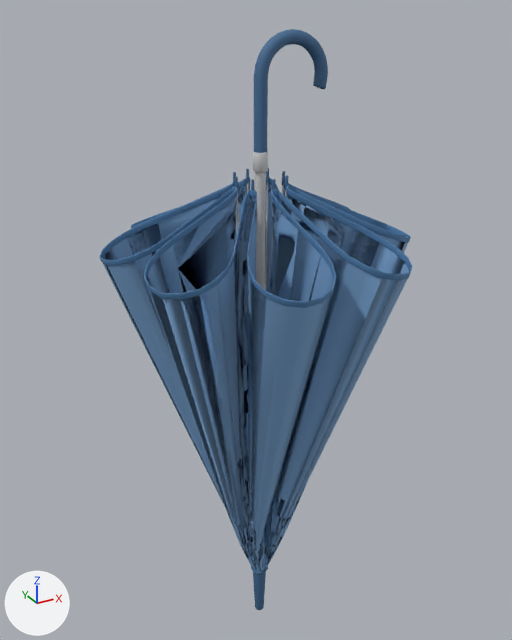
Renders of the OBJ model 3DModels/blendswap-cc-0/blendswap-cc-0/umbrellaFolded/umbrellaFolded.obj from each side of a commit.
Rendered twice from a 50 mm camera at (-39.1, -70.0, 74.2) aimed at (0.8, 2.4, 38.0). Lighting does not change. The marker at lower left points along +X, +Y and +Z. The picture after the commit comes second. Where no turn or scale is listed for an object, it has been applied to the vertices. Vertices at exactly the same position are counted once.

Objects in the first picture: 'fabric_Circle', 'handle_Cylinder.004', 'pole_Cylinder.003', 'trim_Circle.001' and 9 more.
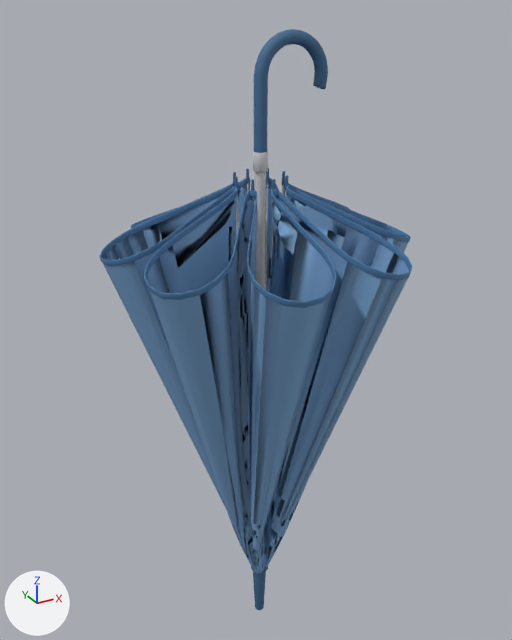
The change, as a list of edits to the scene's bpy script:
```text
Change me_fabric_circle:
    used by ob_fabric_circle; location = (0.0, 0.0, 0.0)
    remove me_fabric_circle.from_pydata(...)  # 4334 vertices, 3945 faces; spans x -17.9..17.8, y -17.9..17.8, z -0.1..55.8
    add me_fabric_circle.from_pydata(...)  # 3770 vertices, 2674 faces; spans x -17.9..17.8, y -17.9..17.8, z -0.1..55.8
    me_fabric_circle part 1: 564 vertices removed from x -12.0..10.9, y -12.1..15.5, z -0.1..55.3
```

Pixel boxes [x1, y1, x2, y2] of what changed, in the pictures (512 x 640 px):
part 1 of me_fabric_circle, deleted
    before: [104, 184, 394, 571]
